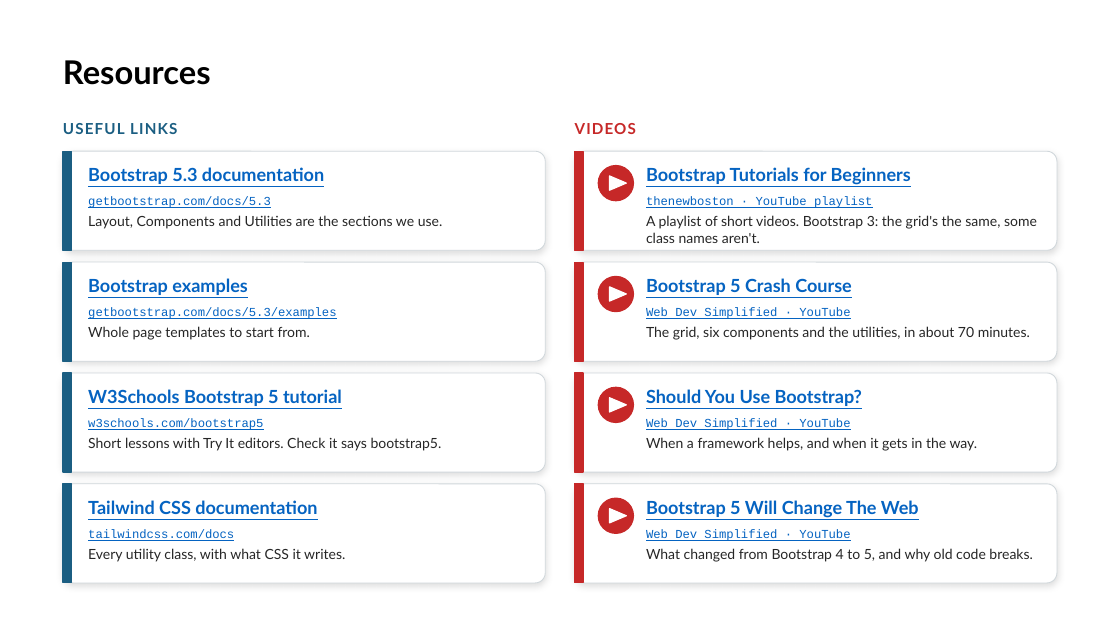
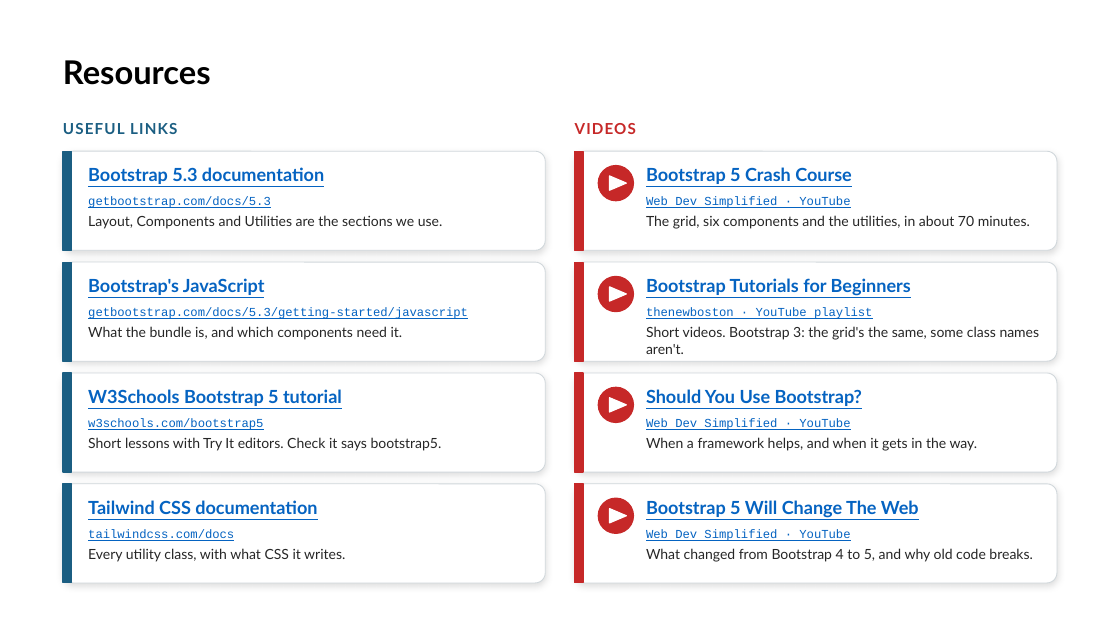
Before and after one commit to x97gfq/WEBD1000_Fall2026, a slide deck: slide 65 of 11_Customizing_Bootstrap_Tailwind/Customizing_Bootstrap_Tailwind.pptx (slide 27 before the commit). Drawn at 1120x630 pixels with LibreOffice and Linux fonts; fonts in the diff are those of the drawing. Boxes give left, top, right and bottom in pixels: in the first picture for what was removed or moved away, otherwise in the second. Text is boxed around its words. In the diff, an @@ line names an element or a change of style, - is before the commit and + after.

```diff
--- a/11_Customizing_Bootstrap_Tailwind/Customizing_Bootstrap_Tailwind.pptx
+++ b/11_Customizing_Bootstrap_Tailwind/Customizing_Bootstrap_Tailwind.pptx
@@ text at [646,167,852,184]: text changed @@
-Bootstrap Tutorials for Beginners
+Bootstrap 5 Crash Course
@@ text at [646,196,850,208]: text changed @@
-thenewboston · YouTube playlist
+Web Dev Simplified · YouTube
@@ text at [646,215,1030,229]: text changed @@
-A playlist of short videos. Bootstrap 3: the grid's the same, some class names aren't.
+The grid, six components and the utilities, in about 70 minutes.
@@ text at [88,278,265,295]: text changed @@
-Bootstrap examples
+Bootstrap's JavaScript
@@ text at [646,278,911,296]: text changed @@
-Bootstrap 5 Crash Course
+Bootstrap Tutorials for Beginners
@@ text at [88,307,468,319]: text changed @@
-getbootstrap.com/docs/5.3/examples
+getbootstrap.com/docs/5.3/getting-started/javascript
@@ text at [88,326,403,340]: text changed @@
-Whole page templates to start from.
+What the bundle is, and which components need it.
@@ text at [646,307,872,319]: text changed @@
-Web Dev Simplified · YouTube
+thenewboston · YouTube playlist
@@ text at [646,326,1040,354]: text changed @@
-The grid, six components and the utilities, in about 70 minutes.
+Short videos. Bootstrap 3: the grid's the same, some class names aren't.
```
Also in this commit, not shown: 13 other slides changed, 38 slides added, 17 other files.
